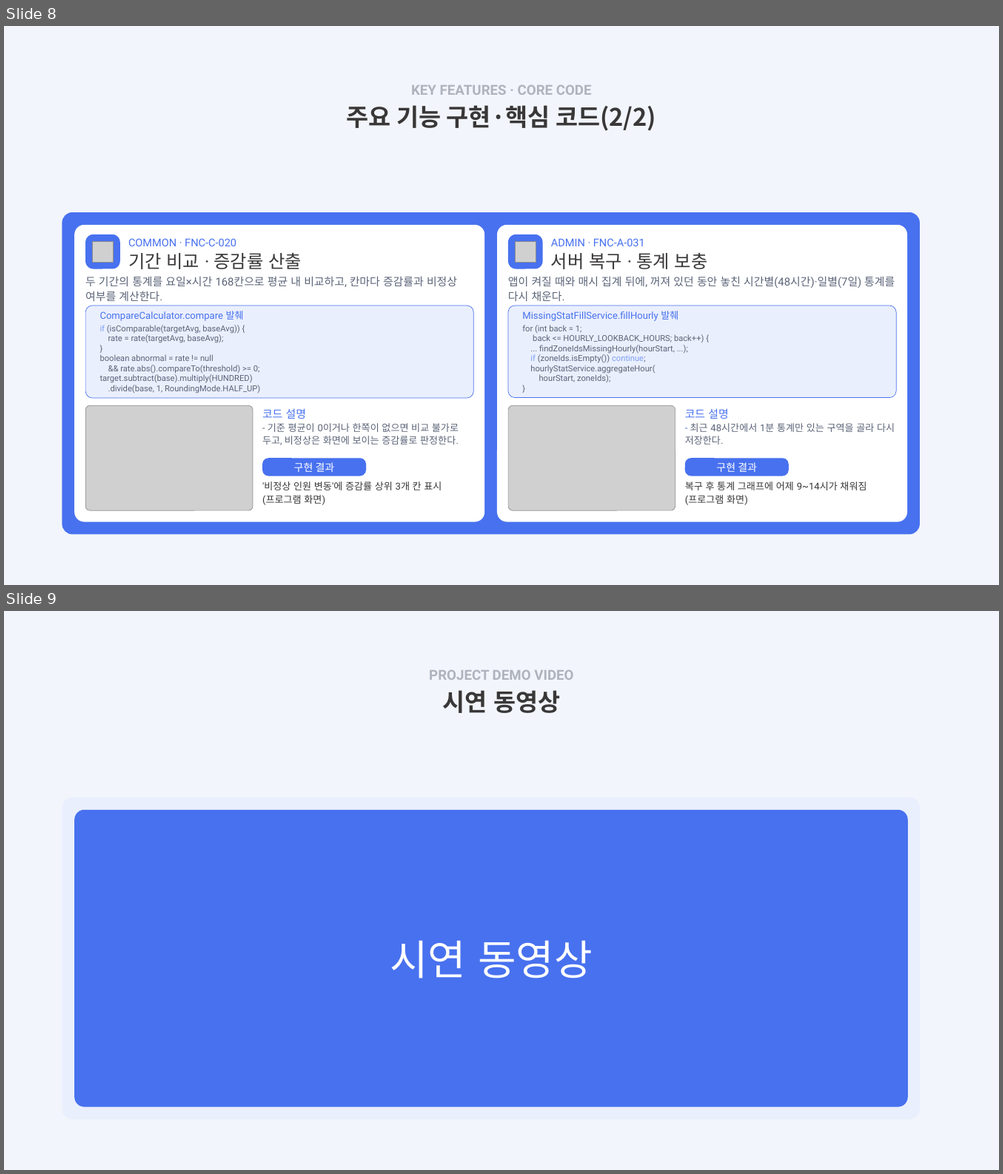
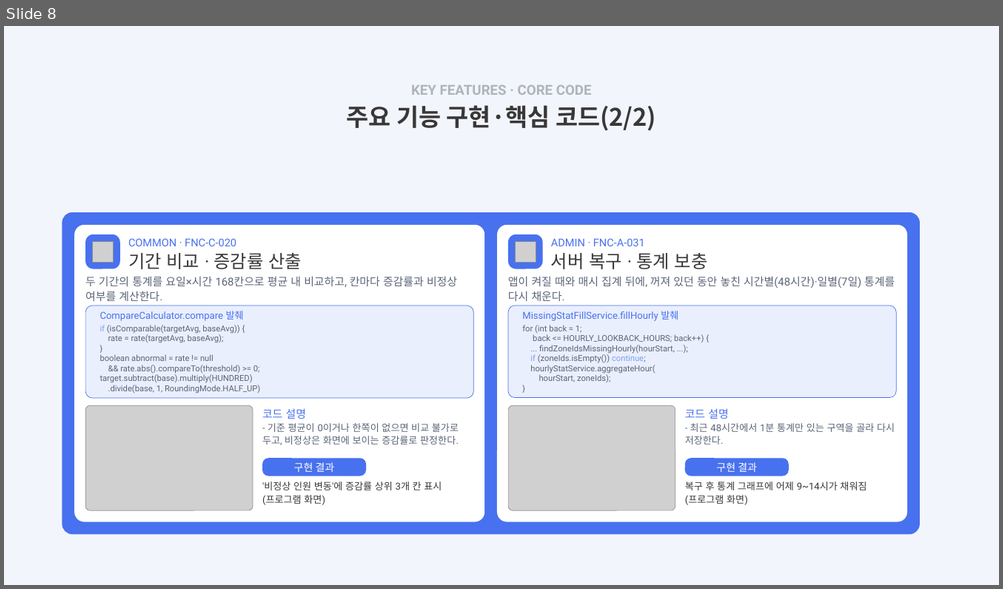
Before and after one commit to ho8566z/pjt_second, a slide deck: ppt/temp_final/이윤호(26.11.03.0917) - 복사본.pptx. Shown one above the other, each under a label of ours: slides 8 and 9 before the commit, slide 8 after it. The pictures are 1003x1174 and 1003x589 pixels, drawn with LibreOffice and Linux fonts; fonts in the diff are those of the drawing; grey boxes stand for pictures. Boxes give left, top, right and bottom in pixels: in the first picture for what was removed or moved away, otherwise in the second. Text is boxed around its words. In the diff, an @@ line names an element or a change of style, - is before the commit and + after.

```diff
--- a/ppt/temp_final/이윤호(26.11.03.0917) - 복사본.pptx
+++ b/ppt/temp_final/이윤호(26.11.03.0917) - 복사본.pptx
@@ slide 9 removed at (4, 611, 999, 1170), background #F2F5FB @@
@@ text removed at (429, 670, 573, 680) @@
-PROJECT DEMO VIDEO
@@ text removed at (442, 690, 560, 713) @@
-시연 동영상
@@ freeform shape removed at (62, 797, 919, 1119) @@
@@ rounded rectangle removed at (74, 810, 908, 1108) @@
-시연 동영상
```
Also in this commit, not shown: 14 other files.
